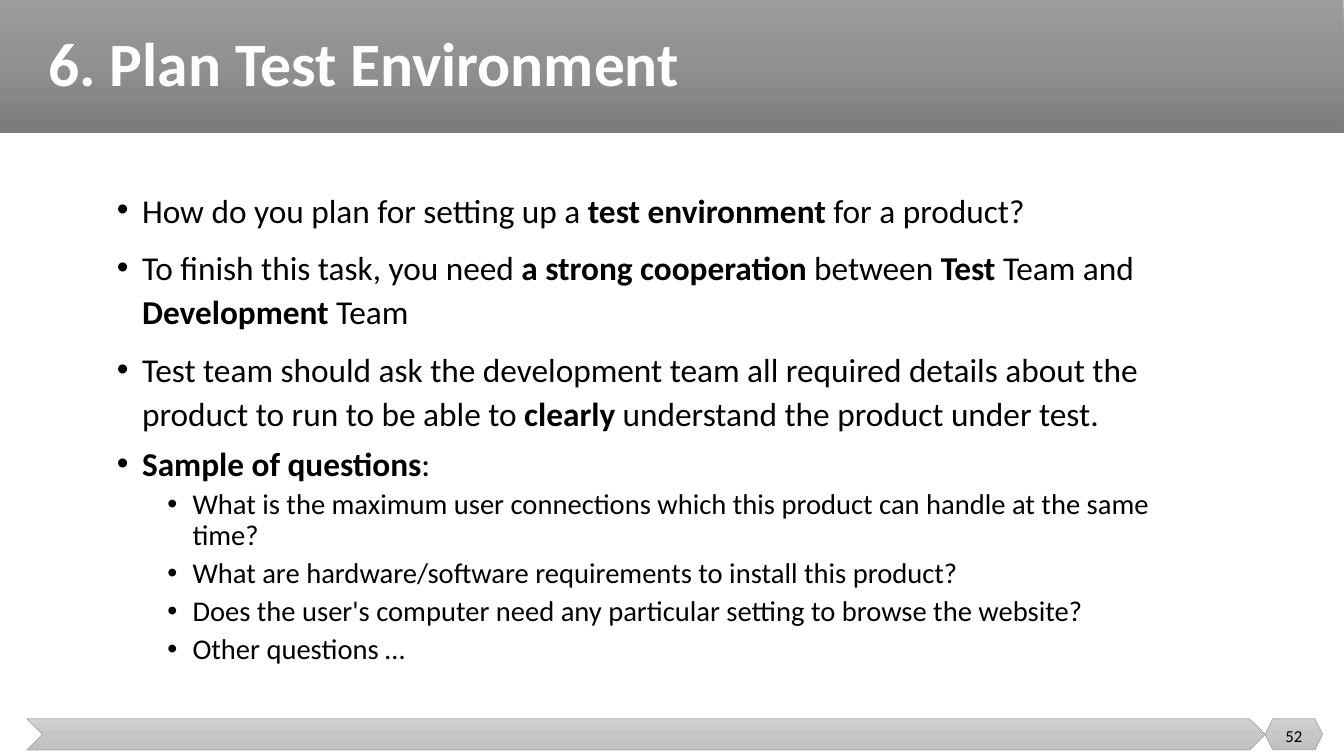
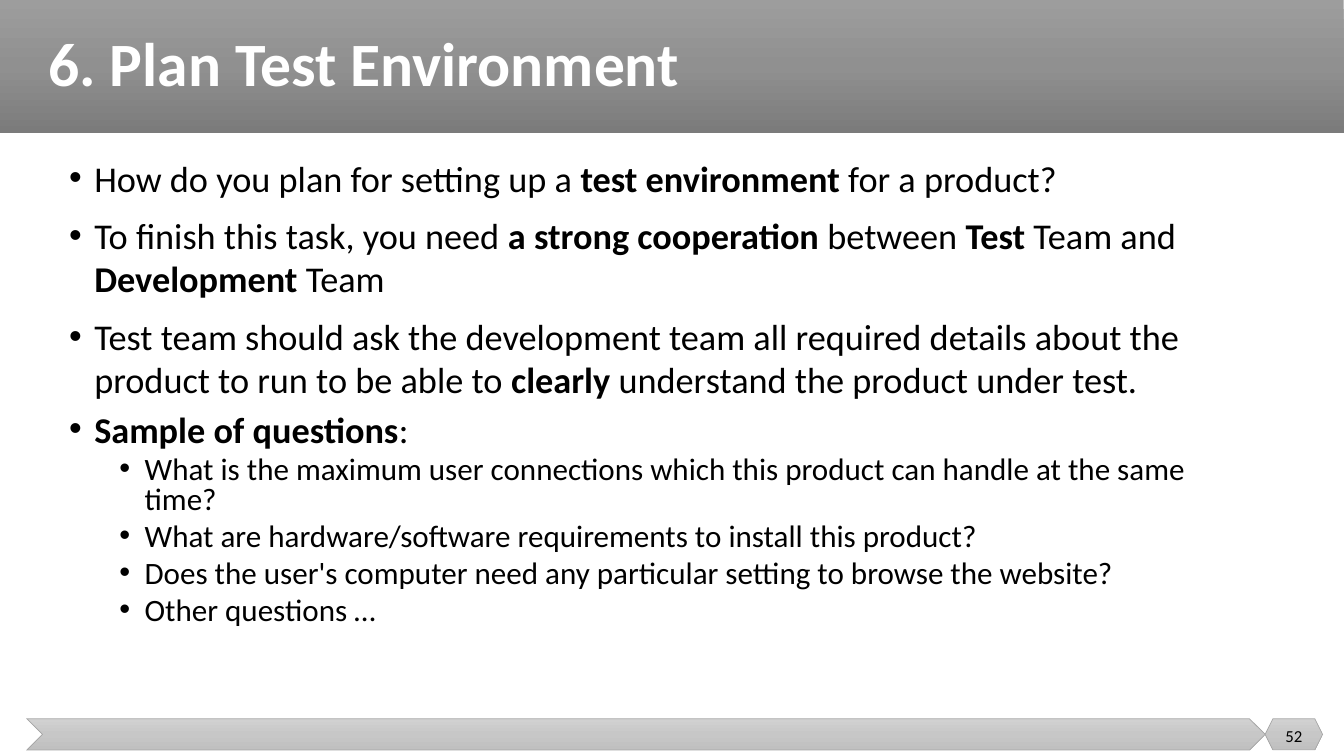
Before and after one commit to malenezi/malenezi, a slide deck: slide 52 of SE401/Lectures/5-Test Management/Test Management.pptx. Drawn at 1344x756 pixels with LibreOffice and Linux fonts; fonts in the diff are those of the drawing. Boxes give left, top, right and bottom in pixels: in the first picture for what was removed or moved away, otherwise in the second. Text is boxed around its words. In the diff, an @@ line names an element or a change of style, - is before the commit and + after.

```diff
--- a/SE401/Lectures/5-Test Management/Test Management.pptx
+++ b/SE401/Lectures/5-Test Management/Test Management.pptx
@@ text "How do you plan for ...": place and size @@
-text "How do you plan for ..." at [142, 199, 1149, 664]
+text "How do you plan for ..." at [94, 166, 1184, 626]
@@ text "How do you plan for ..." at [94, 166, 1184, 626]: size 23.8 to 25.9 pt in "How do you plan for setting up ...", "To finish this task, you need a ...", "Test team should ask the development team ...", "Sample of questions:"; size 20.4 to 22.2 pt in "What is the maximum user connections which ...", "What are hardware/software requirements to install this ...", "Does the user's computer need any particular ...", "Other questions …"; line spacing 0.8 to 0.7; line spacing 1.1 to 1; line spacing 0.9 to 0.8 @@
```
Also in this commit, not shown: 22 other slides changed.
